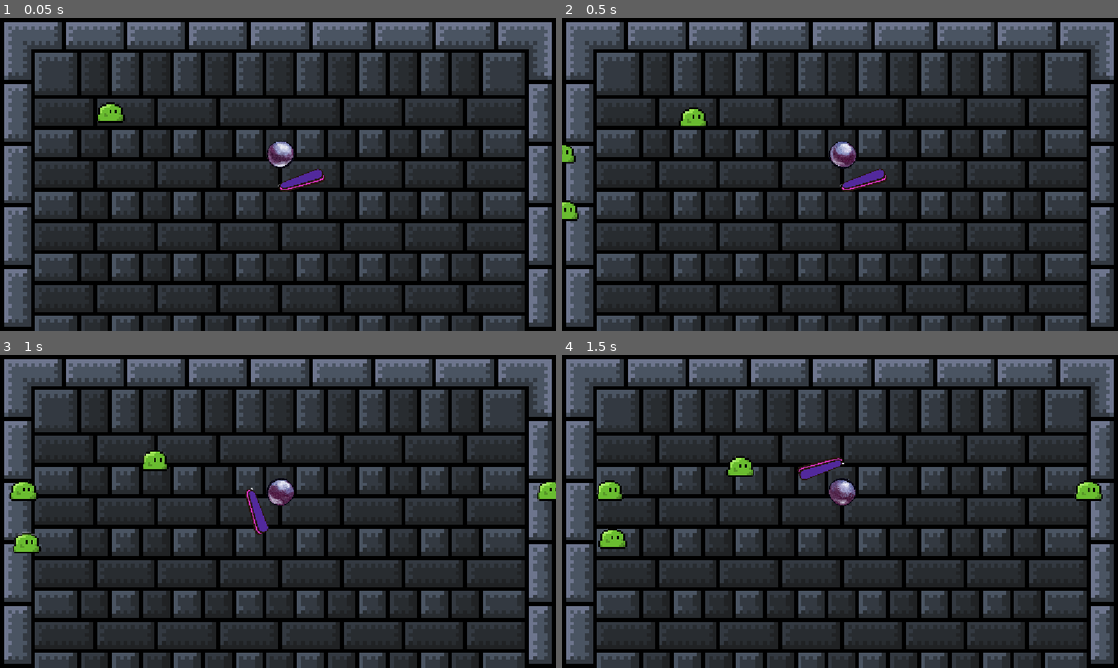
Above: before the commit, frames 1-4 (two rows, left to right).
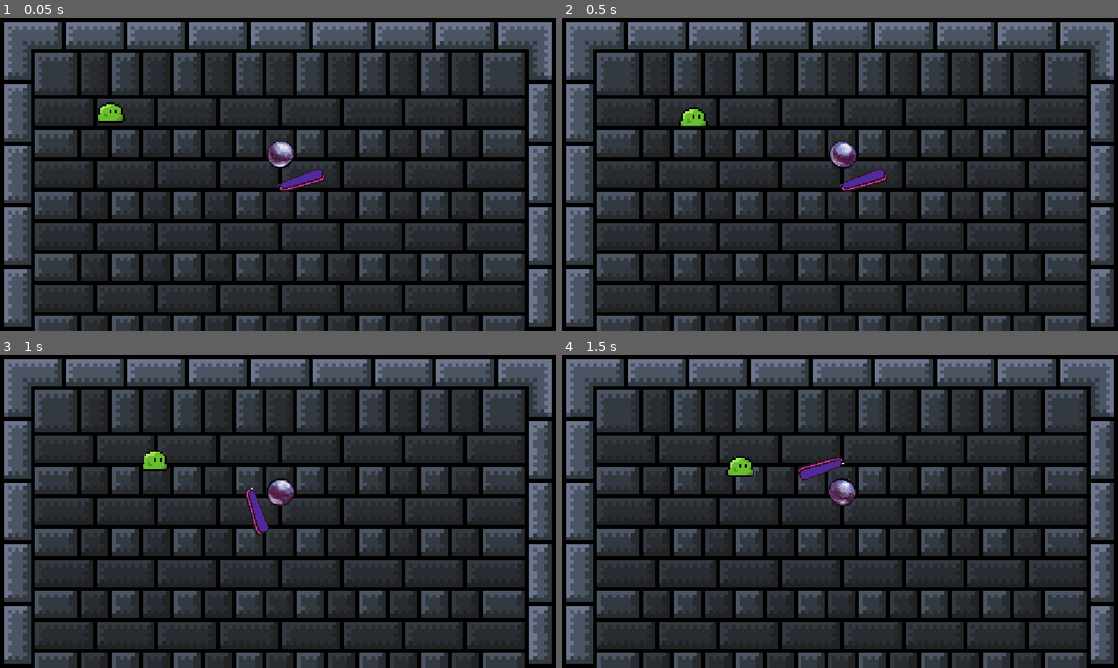
Above: after the commit, the same moments.

Repository: Edu-Dev12/Pinball_Survivor
Game: Godot game, scene res://Scenes/Level/Manager/game_manager.tscn
Same seed, same stepped clock (60 frames per second), same inputs: the game is played once before the commit and once after it.
Inputs:
- Up to frame 1 (0.05 s): no input
- Up to frame 2 (0.5 s): no input
- Up to frame 3 (1 s): hold D (Right) from 0.53 s (still down)
- Up to frame 4 (1.5 s): release D (Right) at 1.28 s; hold S (Down) from 1.28 s (still down)

Frame 1 is identical in both runs. In frame 2, 0.3% of the frame differs, in the area x 0-3%, y 40-65%; in frame 3, 0.7%; in frame 4, 0.8%, in the area x 6-98%, y 40-62%.

Commit message:
Spawners base funcional

Diff:
--- /dev/null
+++ b/rhythm-game/Scenes/Environment/Spawner/base_wave_spawner.tscn
@@ -0,0 +1,12 @@
+[gd_scene format=3 uid="uid://cs5005lieyom7"]
+
+[ext_resource type="Script" uid="uid://pcdiomwxhlmf" path="res://Scripts/Environment/Spawner/base_wave_spawner.gd" id="1_owog0"]
+
+[sub_resource type="RectangleShape2D" id="RectangleShape2D_o1g8r"]
+
+[node name="BaseWaveSpawner" type="Area2D" unique_id=568859415 node_paths=PackedStringArray("collision_shape")]
+script = ExtResource("1_owog0")
+collision_shape = NodePath("CollisionShape2D")
+
+[node name="CollisionShape2D" type="CollisionShape2D" parent="." unique_id=687358155]
+shape = SubResource("RectangleShape2D_o1g8r")
--- a/rhythm-game/Scenes/Level/level_1.tscn
+++ b/rhythm-game/Scenes/Level/level_1.tscn
@@ -3,6 +3,7 @@
 [ext_resource type="PackedScene" uid="uid://dko0vq4ku86vb" path="res://Scenes/Environment/pinball_machine.tscn" id="1_k541i"]
 [ext_resource type="Script" uid="uid://dlunrxo48npk2" path="res://Scripts/Level/level_1.gd" id="1_m5hwo"]
 [ext_resource type="PackedScene" uid="uid://c46x7behm7yyv" path="res://Scenes/Entity/Player/player.tscn" id="2_m5hwo"]
+[ext_resource type="PackedScene" uid="uid://cs5005lieyom7" path="res://Scenes/Environment/Spawner/base_wave_spawner.tscn" id="4_knogg"]
 [ext_resource type="PackedScene" uid="uid://da270g7fgddom" path="res://Scenes/Entity/Enemy/enemy_test.tscn" id="4_wtlyx"]
 
 [node name="Level_1" type="Node2D" unique_id=989795356 node_paths=PackedStringArray("level_map")]
@@ -16,14 +17,15 @@
 
 [node name="Enemies" type="Node2D" parent="." unique_id=1268715982]
 
-[node name="EnemyTest" parent="Enemies" unique_id=131443137 instance=ExtResource("4_wtlyx")]
-position = Vector2(-53, 277)
+[node name="BaseWaveSpawner" parent="Enemies" unique_id=568859415 instance=ExtResource("4_knogg")]
+position = Vector2(-30, 765)
+enemy_to_spawn = ExtResource("4_wtlyx")
+zone_size = Vector2(50, 1500)
 
-[node name="EnemyTest2" parent="Enemies" unique_id=1363745399 instance=ExtResource("4_wtlyx")]
-position = Vector2(-45, 406)
+[node name="BaseWaveSpawner2" parent="Enemies" unique_id=1235780487 instance=ExtResource("4_knogg")]
+position = Vector2(1185, 765)
+enemy_to_spawn = ExtResource("4_wtlyx")
+zone_size = Vector2(50, 1500)
 
-[node name="EnemyTest3" parent="Enemies" unique_id=125612709 instance=ExtResource("4_wtlyx")]
-position = Vector2(1239, 277)
-
-[node name="EnemyTest4" parent="Enemies" unique_id=1508799657 instance=ExtResource("4_wtlyx")]
+[node name="EnemyTest" parent="Enemies" unique_id=1508799657 instance=ExtResource("4_wtlyx")]
 position = Vector2(222, 192)
--- /dev/null
+++ b/rhythm-game/Scripts/Environment/Spawner/base_wave_spawner.gd
@@ -0,0 +1,100 @@
+@tool
+extends Area2D
+class_name BaseWaveSpawner
+
+@export_group("Configurações de Inimigo")
+@export var enemy_to_spawn: PackedScene
+@export var max_qty_to_spawn: int = 10
+
+@export_group("Tempos do Spawner")
+@export var wave_cooldown: float = 5.0 ## Tempo de espera entre cada onda
+@export var spawn_interval: float = 0.5 ## Tempo entre a geração de cada inimigo individual
+
+@export_group("Área de Spawn")
+@export var collision_shape: CollisionShape2D
+@export var zone_size: Vector2 = Vector2(100, 100):
+	set(value):
+		zone_size = value
+		if collision_shape and collision_shape.shape:
+			collision_shape.shape = collision_shape.shape.duplicate()
+			collision_shape.shape.size = value
+
+var spawned_enemies: Array = []
+var is_spawning: bool = false
+var spawn_timer: Timer
+
+func _ready() -> void:
+	if Engine.is_editor_hint():
+		return
+
+	spawn_timer = Timer.new()
+	spawn_timer.wait_time = wave_cooldown
+	spawn_timer.one_shot = false
+	spawn_timer.autostart = true
+	add_child(spawn_timer)
+	spawn_timer.timeout.connect(verify_spawn)
+
+func _physics_process(_delta: float) -> void:
+	if Engine.is_editor_hint():
+		return
+	spawned_enemies = spawned_enemies.filter(func(enemy): return is_instance_valid(enemy))
+
+func verify_spawn() -> void:
+	if is_spawning or spawned_enemies.size() >= max_qty_to_spawn:
+		return
+
+	var camera = get_viewport().get_camera_2d()
+	if not camera:
+		return
+
+	is_spawning = true
+	var enemies_needed = max_qty_to_spawn - spawned_enemies.size()
+
+	for i in range(enemies_needed):
+		var spawn_pos = calculate_spawn_position(camera)
+		if spawn_pos != Vector2.ZERO:
+			spawn_enemy_at(spawn_pos)
+			await get_tree().create_timer(spawn_interval).timeout
+		else:
+			break
+	is_spawning = false
+
+func calculate_spawn_position(camera: Camera2D) -> Vector2:
+	var camera_center = camera.get_screen_center_position()
+	var viewport_size = get_viewport_rect().size / camera.zoom
+
+	# Limites verticais da câmera (altura atual da tela no mundo)
+	var min_cam_y = camera_center.y - (viewport_size.y / 2.0)
+	var max_cam_y = camera_center.y + (viewport_size.y / 2.0)
+
+	# Limites verticais desta Area2D retangular
+	var min_zone_y = global_position.y - (zone_size.y / 2.0)
+	var max_zone_y = global_position.y + (zone_size.y / 2.0)
+
+	# Intersecção entre a altura da câmera e a altura da área
+	var start_y = max(min_cam_y, min_zone_y)
+	var end_y = min(max_cam_y, max_zone_y)
+
+	# Se a área não estiver visível na altura da câmera
+	if start_y >= end_y:
+		return Vector2.ZERO
+
+	# Posição X aleatória dentro da largura da área de spawn
+	var min_zone_x = global_position.x - (zone_size.x / 2.0)
+	var max_zone_x = global_position.x + (zone_size.x / 2.0)
+	var spawn_x = randf_range(min_zone_x, max_zone_x)
+
+	# Posição Y aleatória limitada à altura visível da câmera
+	var spawn_y = randf_range(start_y, end_y)
+
+	return Vector2(spawn_x, spawn_y)
+
+func spawn_enemy_at(pos: Vector2) -> void:
+	if not enemy_to_spawn:
+		return
+
+	var enemy = enemy_to_spawn.instantiate()
+	enemy.global_position = pos
+
+	get_parent().add_child(enemy)
+	spawned_enemies.append(enemy)
Not shown, added: rhythm-game/Scripts/Environment/Spawner/base_wave_spawner.gd.uid
